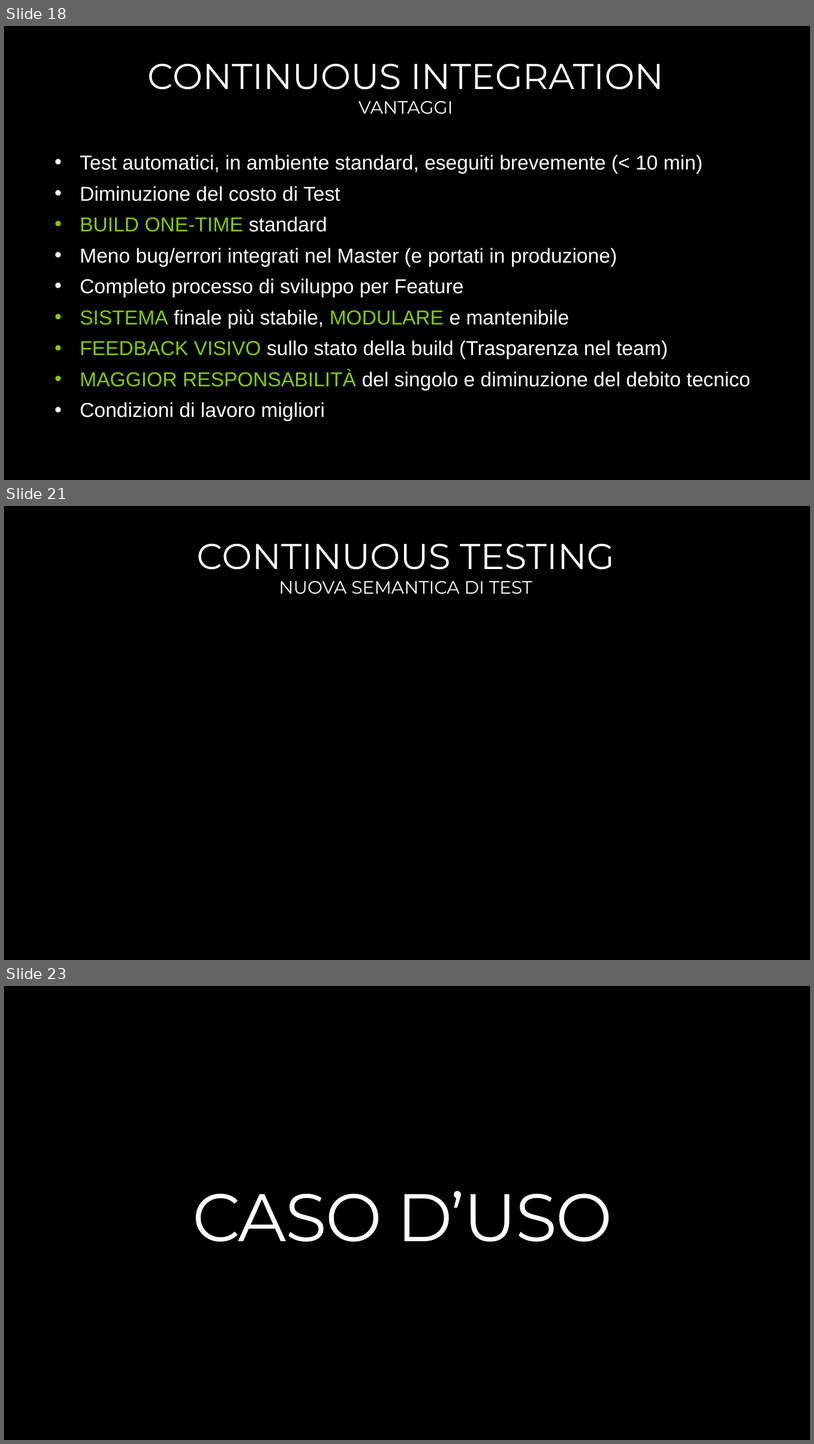
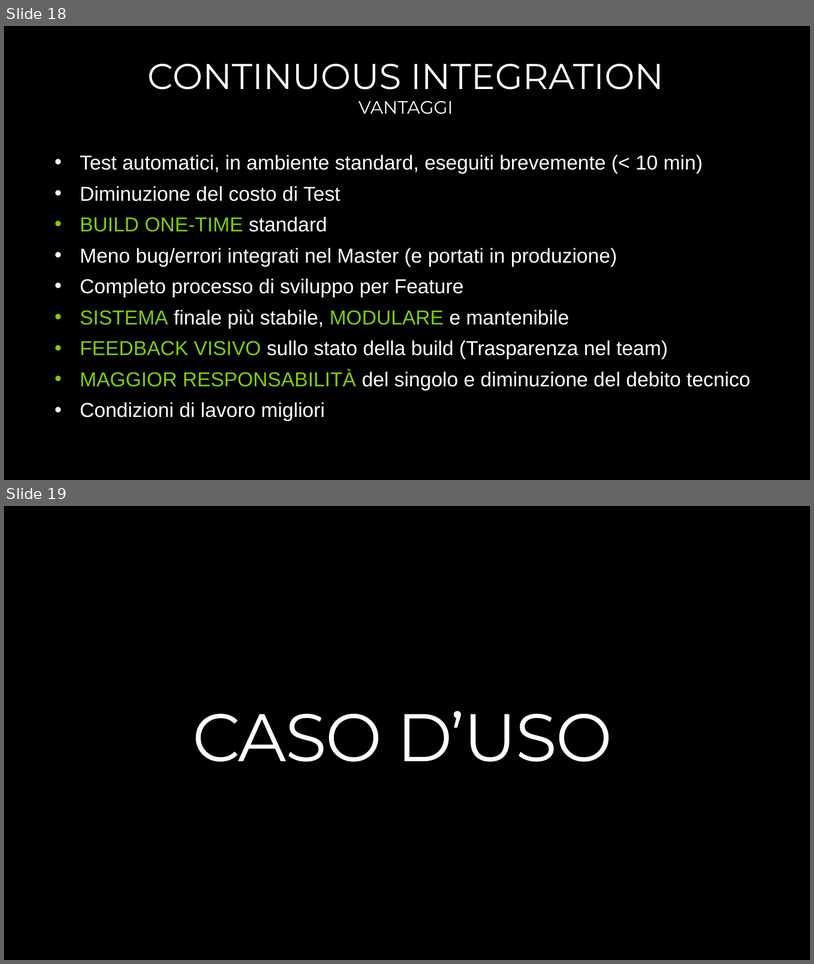
Before and after one commit to endless-upgrade/DevOpsHours, a slide deck: DEVOPS-4-TODO.pptx. Shown one above the other, each under a label of ours: slides 18, 21 and 23 before the commit, slides 18 and 19 after it; the slides between them are not shown. The pictures are 814x1444 and 814x964 pixels, drawn with LibreOffice and Linux fonts; fonts in the diff are those of the drawing; grey boxes stand for pictures; background and template pictures are left out. Boxes give left, top, right and bottom in pixels: in the first picture for what was removed or moved away, otherwise in the second. Text is boxed around its words. In the diff, an @@ line names an element or a change of style, - is before the commit and + after.

```diff
--- a/DEVOPS-4-TODO.pptx
+++ b/DEVOPS-4-TODO.pptx
@@ slide 21 removed at (4,506,810,960), background #000000 @@
@@ title removed at (197,544,615,570) @@
-CONTINUOUS TESTING
@@ subtitle removed at (279,581,533,594) @@
-NUOVA SEMANTICA DI TEST
@@ what was slide 23 is now slide 19 @@
```
Also in this commit, not shown: 1 slide changed, 3 other slides removed, 1 other file.
